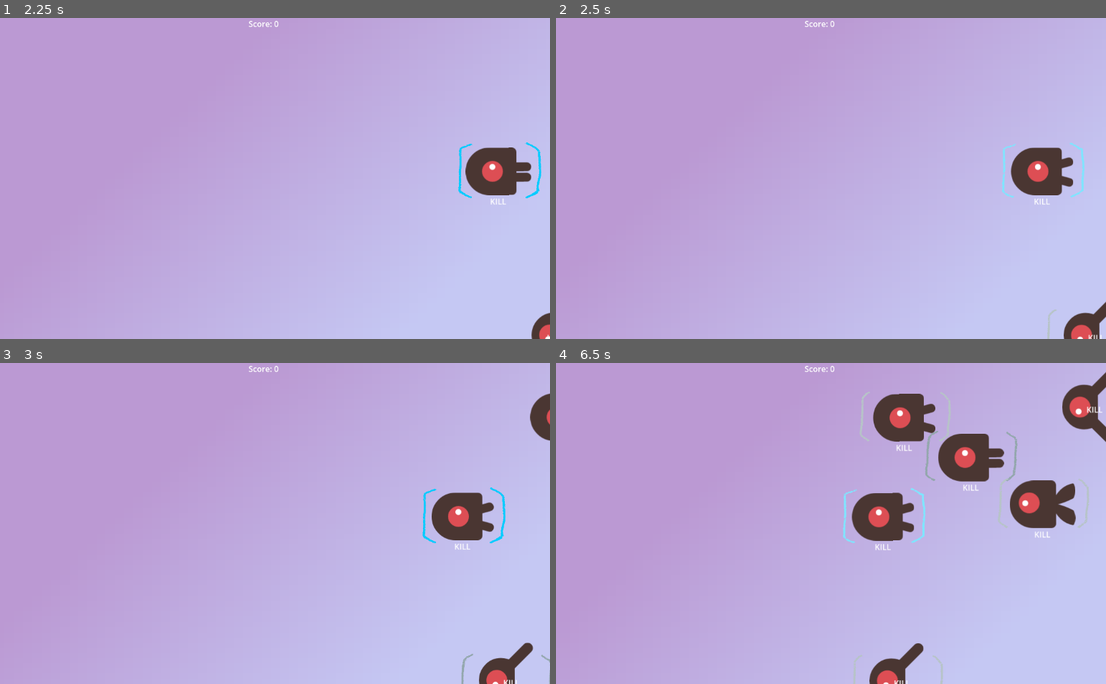
Above: before the commit, frames 1-4 (two rows, left to right).
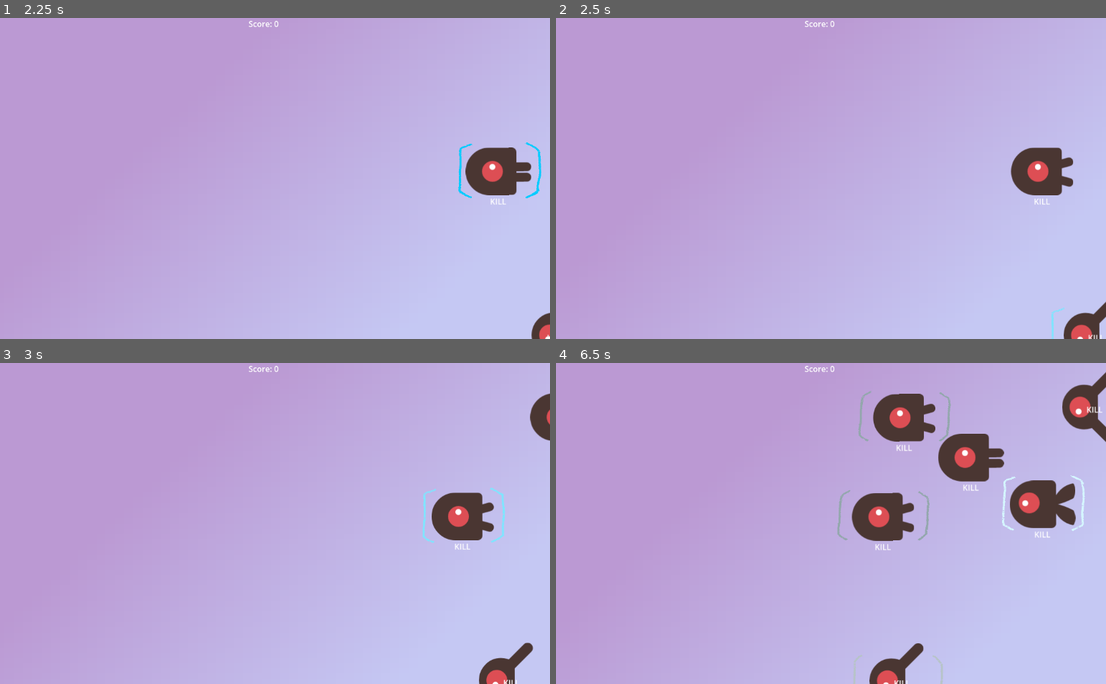
Above: after the commit, the same moments.

Repository: mkultra-games/wizard-type
Game: Godot game, scene res://main.tscn
Same seed, same stepped clock (60 frames per second), same inputs: the game is played once before the commit and once after it.
Inputs:
- Up to frame 1 (2.25 s): tap Enter at 0.5, 2.1 s; tap Tab at 0.6, 1.35 s
- Up to frame 2 (2.5 s): tap Tab at 2.3 s
- Up to frame 3 (3 s): tap Tab at 2.85 s
- Up to frame 4 (6.5 s): tap Tab at 3.6, 4.55, 5.1, 5.85 s; tap Enter at 4.35 s

Frame 1 is identical in both runs. In frame 2, 0.2% of the frame differs, in the area x 81-97%, y 38-100%; in frame 3, 0.3%; in frame 4, 0.8%, in the area x 51-97%, y 8-57%.
Error before the commit: Out of bounds get index '1' (on base: 'Array[Enemy]') (res://main.gd:26)
Error after the commit: Modulo by zero error in operator '%'. (res://main.gd:93)

Commit message:
prevent a couple of crashes around active enemy and selection

Diff:
--- a/main.gd
+++ b/main.gd
@@ -19,11 +19,6 @@
 func game_over() -> void:
 	enemy_timer.stop()
 	hud_retry.show()
-
-
-func select_mode_enemy_list() -> void:
-	get_tree().call_group("enemies", "selectable")
-	select_enemy(active_enemy_list[selection_index])
 
 
 func select_enemy(enemy: Enemy) -> void:
@@ -69,6 +64,7 @@
 	en.linear_velocity = velocity.rotated(direction)
 
 	add_child(en)
+
 	var err := en.destroyed.connect(hud_score._on_en_destroyed.bind())
 	if err:
 		printerr("failed to bind signal: %s" % err)
@@ -94,9 +90,14 @@
 				if err:
 					printerr("failed to reload scene: %s" % err)
 		KEY_TAB:
-			selection_index += 1
-			select_mode_enemy_list()
+			selection_index = (selection_index + 1) % active_enemy_list.size()
+			get_tree().call_group("enemies", "selectable")
+			select_enemy(active_enemy_list[selection_index])
 		_:
+			if active_enemy == null:
+				return
+
+			selection_index = 0
 			get_tree().call_group("enemies", "not_selectable")
 			active_enemy.receive_key(key)
 
